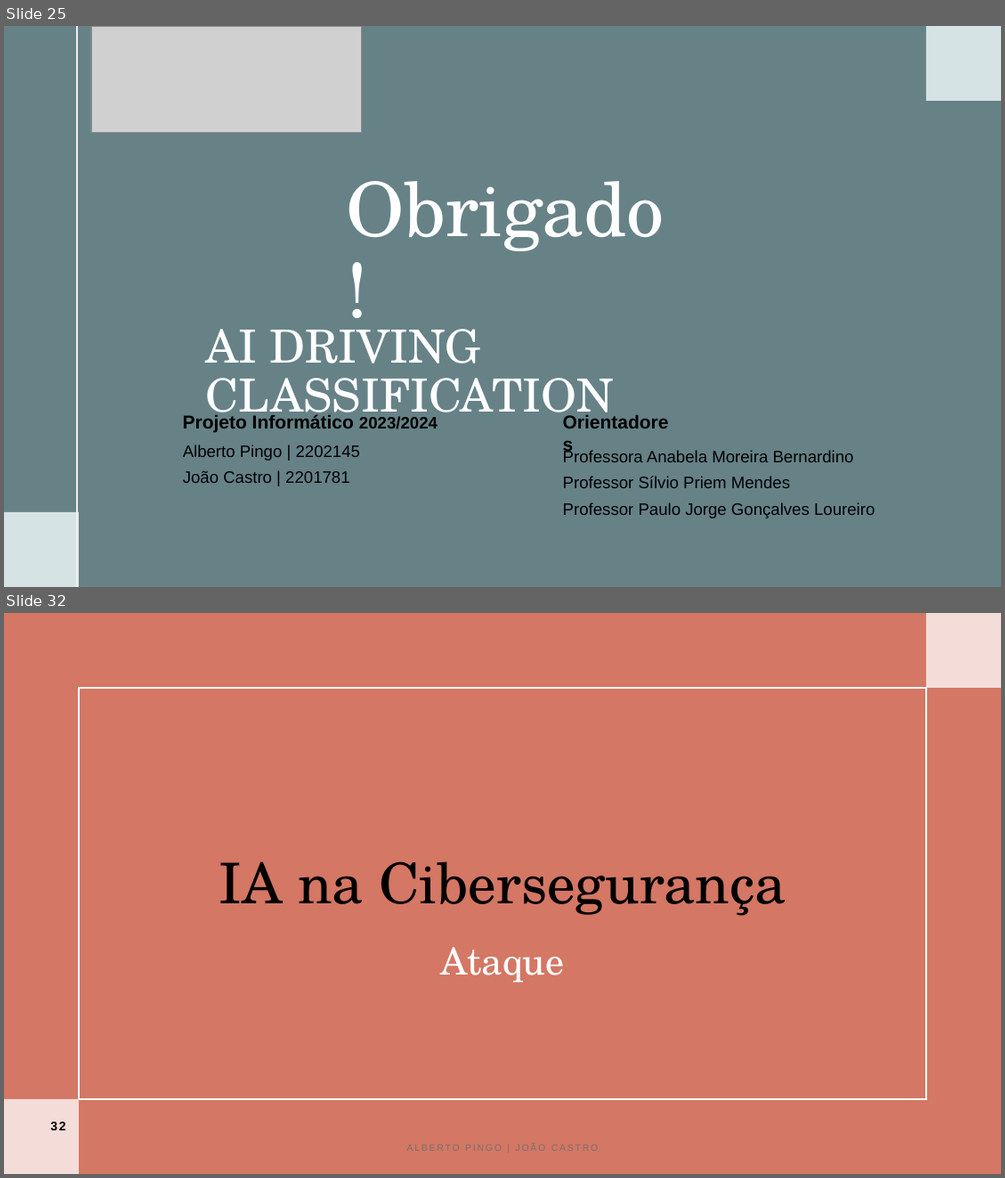
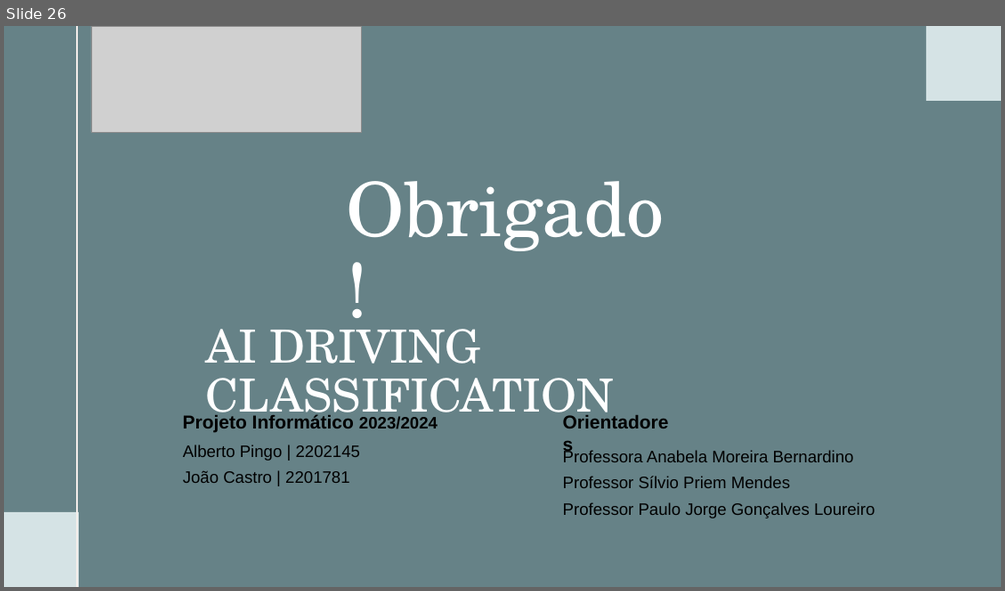
Before and after one commit to albertopingo/AI-driving-classification_FinalProject_CEng, a slide deck: ProjInf_AI_Driving_Classification.pptx. Shown one above the other, each under a label of ours: slides 25 and 32 before the commit, slide 26 after it; the slides between them are not shown. The pictures are 1005x1178 and 1005x591 pixels, drawn with LibreOffice and Linux fonts; fonts in the diff are those of the drawing; grey boxes stand for pictures. Boxes give left, top, right and bottom in pixels: in the first picture for what was removed or moved away, otherwise in the second. Text is boxed around its words. In the diff, an @@ line names an element or a change of style, - is before the commit and + after.

```diff
--- a/ProjInf_AI_Driving_Classification.pptx
+++ b/ProjInf_AI_Driving_Classification.pptx
@@ slide 32 removed at (x1=4, y1=613, x2=1001, y2=1174), background #CA553E at 80% opacity @@
@@ rectangle removed at (x1=926, y1=613, x2=1001, y2=688) @@
@@ rectangle removed at (x1=79, y1=688, x2=926, y2=1099) @@
@@ title removed at (x1=219, y1=861, x2=785, y2=916) @@
-IA na Cibersegurança
@@ text removed at (x1=440, y1=947, x2=564, y2=982) @@
-Ataque
@@ rectangle removed at (x1=4, y1=1099, x2=79, y2=1174) @@
@@ page number removed at (x1=50, y1=1121, x2=65, y2=1130) @@
-32
@@ what was slide 25 is now slide 26 @@
```
Also in this commit, not shown: 10 slides changed, 1 slide added, 8 other slides removed.
